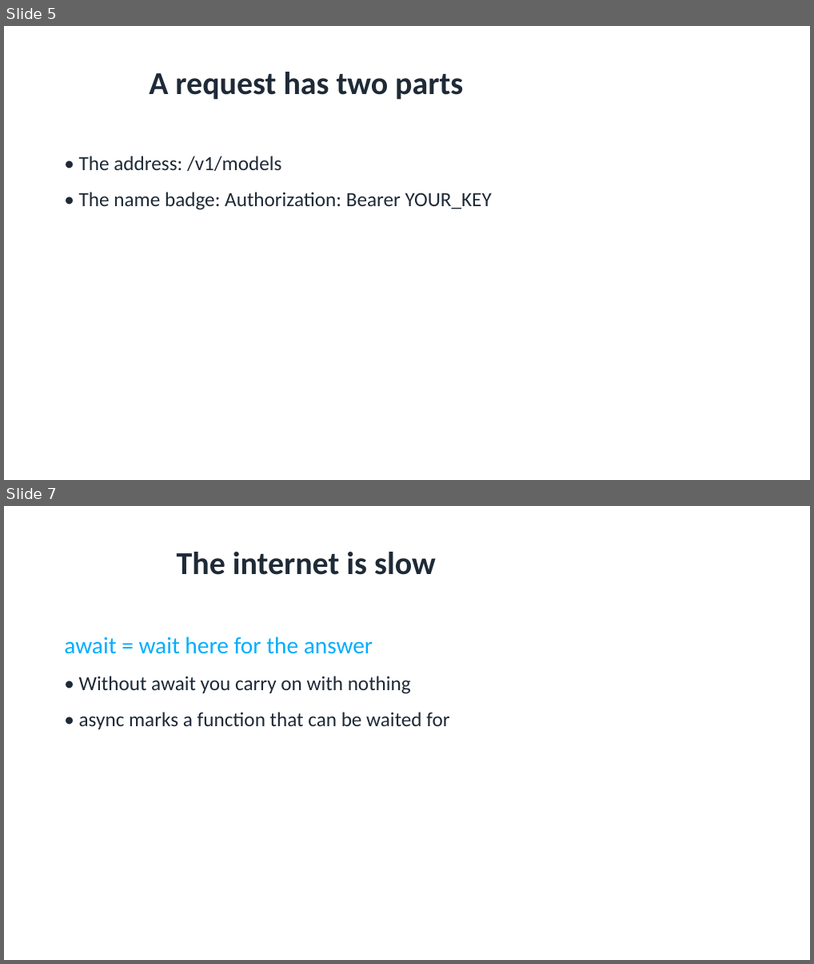
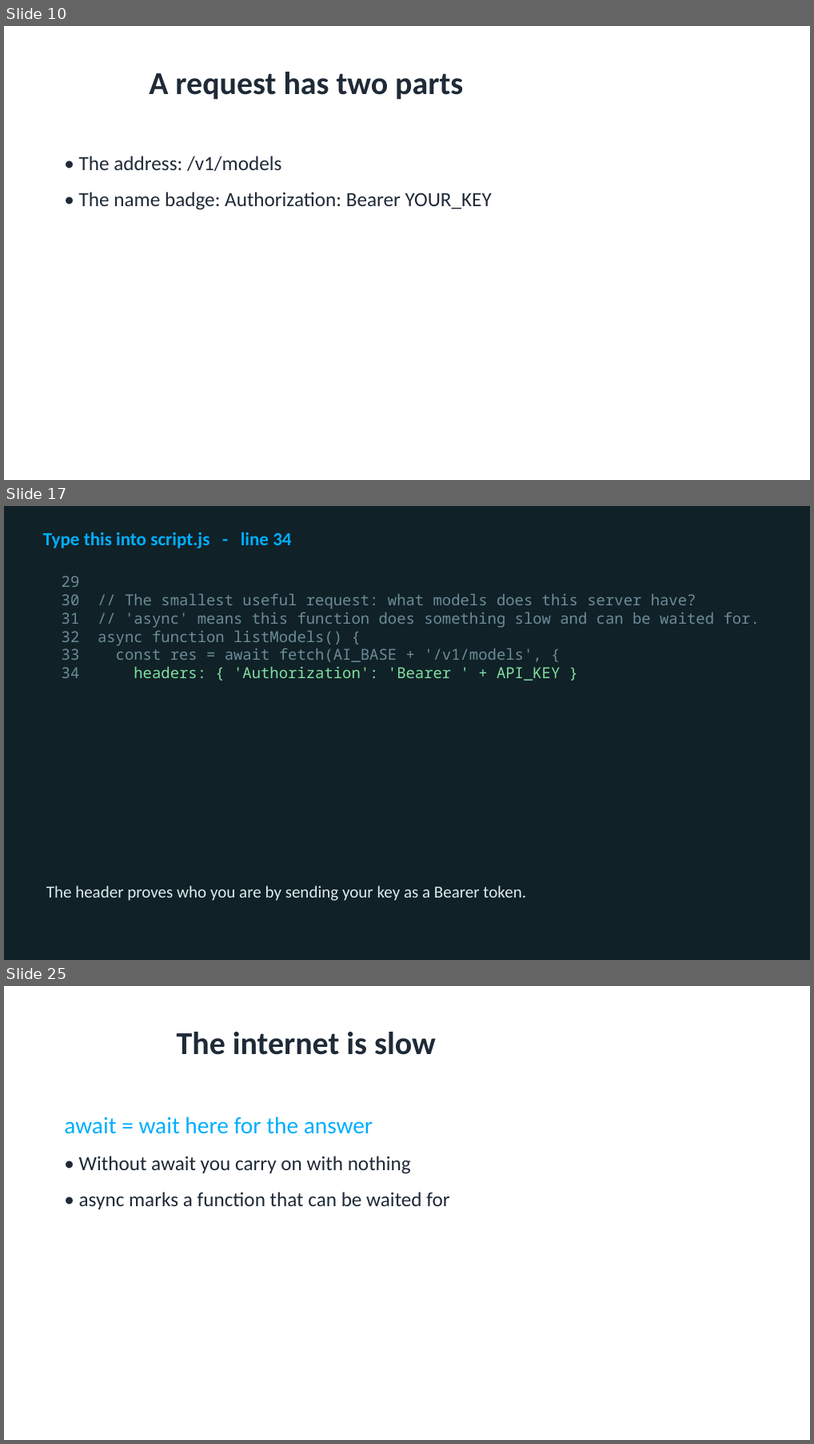
Before and after one commit to utgapps/utgapps.github.io, a slide deck: ai101/slides/week-03.pptx. Shown one above the other, each under a label of ours: slides 5 and 7 before the commit, slides 10, 17 and 25 after it; the slides between them are not shown. The pictures are 814x964 and 814x1444 pixels, drawn with LibreOffice and Linux fonts; fonts in the diff are those of the drawing. Boxes give left, top, right and bottom in pixels: in the first picture for what was removed or moved away, otherwise in the second. Text is boxed around its words. In the diff, an @@ line names an element or a change of style, - is before the commit and + after.

```diff
--- a/ai101/slides/week-03.pptx
+++ b/ai101/slides/week-03.pptx
@@ slide 17 added at [4,506,810,960], background #102127 @@
@@ text added at [43,532,291,548], 22 pt, text #01AEFD, bold @@
+Type this into script.js - line 34
@@ text added at [62,576,760,680], 18 pt, text #6D8C97 @@
+29
+30 // The smallest useful request: what models does this server have?
+31 // 'async' means this function does something slow and can be waited for.
+32 async function listModels() {
+33 const res = await fetch(AI_BASE + '/v1/models', {
+34 headers: { 'Authorization': 'Bearer ' + API_KEY }
@@ text added at [46,885,526,900], 20 pt, text #DCECEF @@
+The header proves who you are by sending your key as a Bearer token.
@@ what was slide 5 is now slide 10 @@
@@ what was slide 7 is now slide 25 @@
```
Also in this commit, not shown: 2 slides changed, 17 other slides added, 17 other files.
